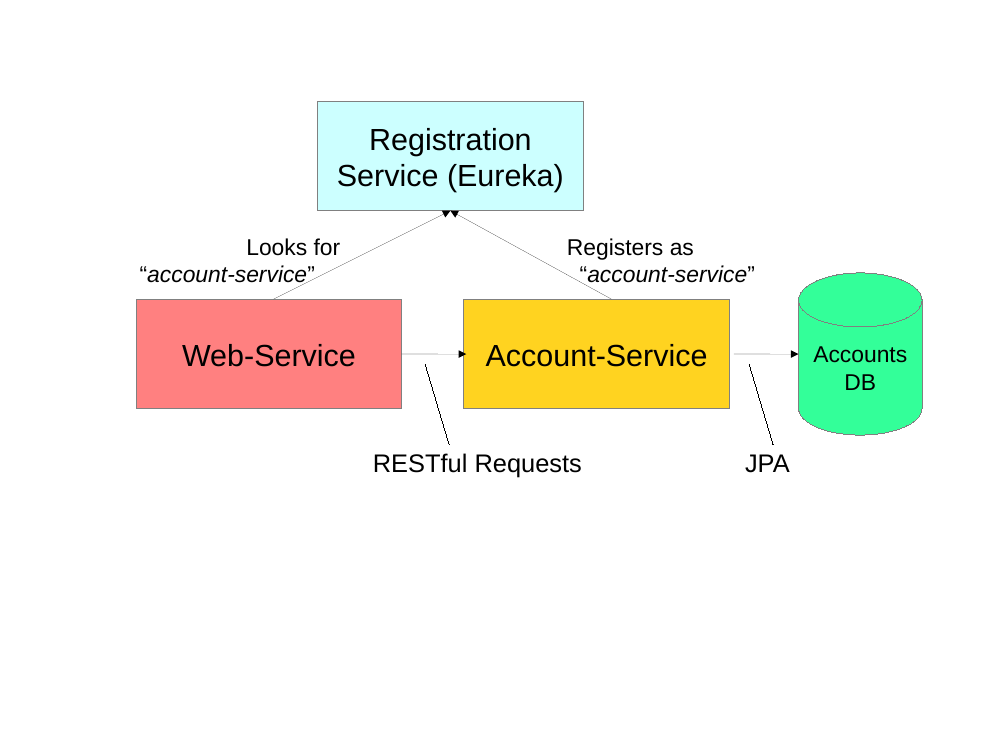
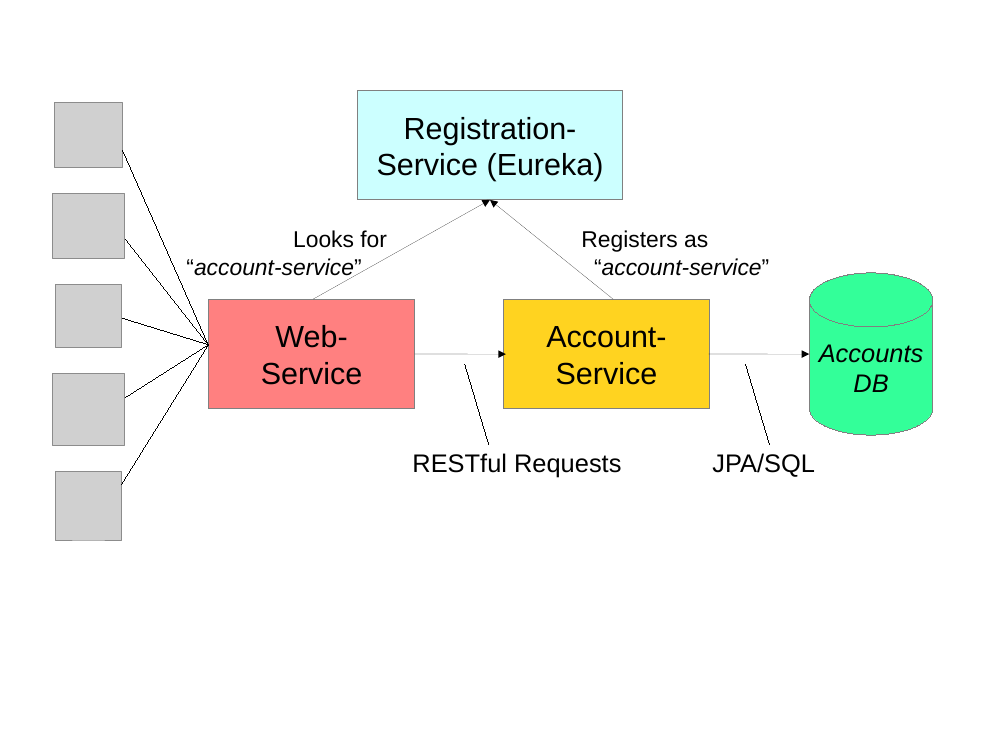
Before and after one commit to paulc4/microservices-demo, a slide deck: slide 1 of system.odp. Drawn at 1008x756 pixels with LibreOffice and Linux fonts; fonts in the diff are those of the drawing; grey boxes stand for pictures. Boxes give left, top, right and bottom in pixels: in the first picture for what was removed or moved away, otherwise in the second. Text is boxed around its words. In the diff, an @@ line names an element or a change of style, - is before the commit and + after.

```diff
--- a/system.odp
+++ b/system.odp
@@ picture added at (55, 102, 123, 167) @@
@@ rectangle "Registration-": place and size @@
-rectangle "Registration-" at (318, 102, 584, 210)
+rectangle "Registration-" at (358, 91, 623, 199)
@@ text in rectangle at (404, 117, 577, 145): text changed @@
-Registration
+Registration-
@@ line added from (123, 150) to (209, 345), #000000 0 pt @@
@@ picture added at (52, 193, 124, 258) @@
@@ arrow moved from (273, 299) - (451, 210) to (313, 299) - (490, 200) @@
@@ arrow moved from (612, 299) - (451, 210) to (614, 299) - (490, 200) @@
@@ text "Looks for": place and size @@
-text "Looks for" at (140, 238, 341, 288)
+text "Looks for" at (186, 230, 387, 281)
@@ text "Registers as" rewrapped from (567, 238, 755, 288) to (581, 230, 769, 276) @@
@@ line added from (126, 240) to (209, 345), #000000 0 pt @@
@@ picture added at (56, 284, 123, 348) @@
@@ cylinder "Accounts": place and size @@
-cylinder "Accounts" at (799, 273, 922, 435)
+cylinder "Accounts" at (810, 273, 933, 435)
@@ cylinder "Accounts" at (810, 273, 933, 435): size 18 to 20 pt, italic on @@
@@ line added from (123, 318) to (209, 345), #000000 0 pt @@
@@ rectangle "Web-": place and size @@
-rectangle "Web-" at (136, 300, 402, 409)
+rectangle "Web-" at (209, 300, 415, 409)
@@ text in rectangle at (261, 325, 363, 385): text changed @@
-Web-Service
+Web-
+Service
@@ rectangle "Account-": place and size @@
-rectangle "Account-" at (464, 300, 729, 409)
+rectangle "Account-" at (504, 300, 710, 409)
@@ text in rectangle at (546, 326, 666, 385): text changed @@
-Account-Service
+Account-
+Service
@@ line added from (122, 485) to (209, 345), #000000 0 pt @@
@@ line added from (126, 397) to (209, 345), #000000 0 pt @@
@@ arrow moved from (402, 354) - (466, 354) to (415, 354) - (506, 354) @@
@@ arrow moved from (735, 354) - (799, 354) to (709, 354) - (810, 354) @@
@@ picture added at (52, 373, 124, 445) @@
@@ line moved from (449, 445) - (425, 364) to (488, 445) - (465, 364) @@
@@ line moved from (773, 445) - (749, 364) to (769, 445) - (745, 364) @@
@@ text "RESTful Requests": place and size @@
-text "RESTful Requests" at (373, 453, 582, 478)
+text "RESTful Requests" at (412, 453, 621, 478)
@@ picture added at (56, 472, 121, 541) @@
@@ text at (712, 453, 815, 477): text changed @@
-JPA
+JPA/SQL
```
Also in this commit, not shown: 2 other files.
